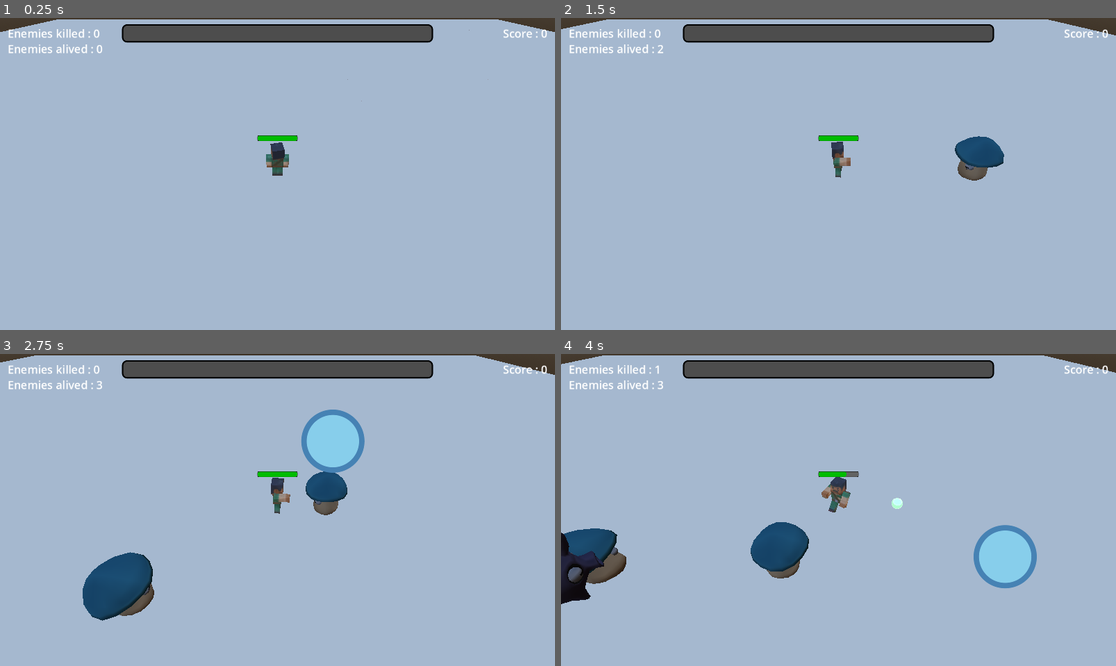
Above: before the commit, frames 1-4 (two rows, left to right).
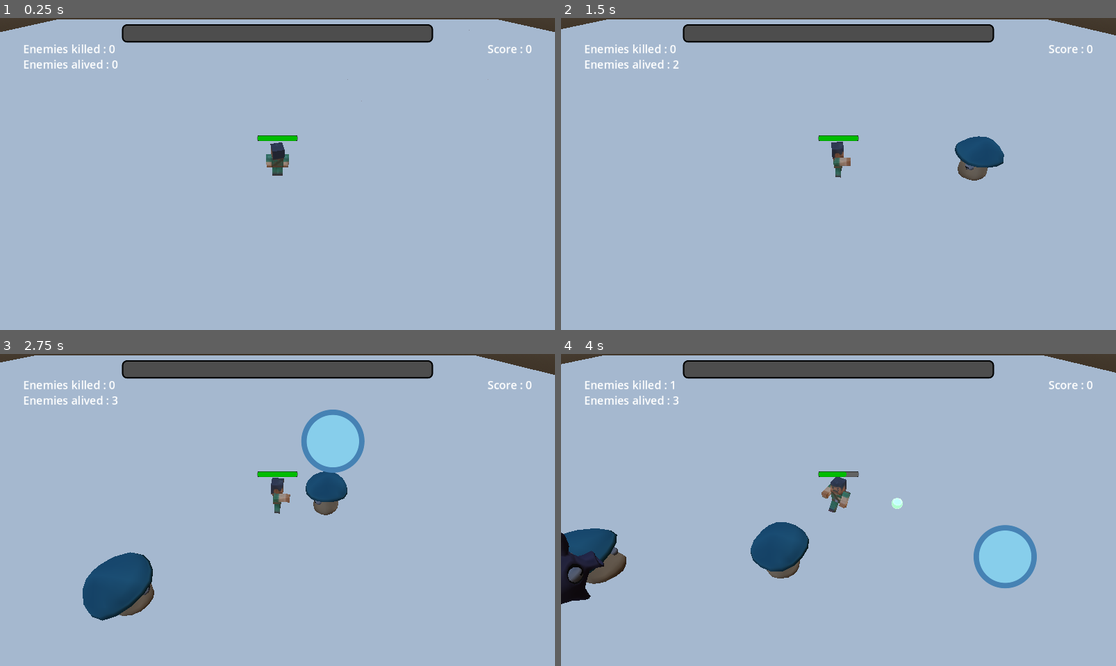
Above: after the commit, the same moments.

Repository: BUT-BOURG-25-26/projet-godot-but3-noah
Game: Godot game, scene res://Scenes/main_scene.tscn
The game is run twice, just before and just after one commit, with the same random seed, the same clock (stepped at 60 frames per second) and the same inputs. This scene is started directly instead of the project's main scene.
Inputs (mouse positions are in pixels of both pictures, inside the frame that each line leads up to):
- Up to frame 1 (0.25 s): no input
- Up to frame 2 (1.5 s): tap Enter at 0.5 s; move the mouse to (960, 158) at 0.52 s; press the mouse at (960, 158) at 0.53 s; hold D (move_right) 0.53-1.28 s; move the mouse to (727, 189) at 1.27 s; release the mouse at (727, 189) at 1.28 s; hold S (move_backward) from 1.28 s (still down); click (727, 189) at 1.35 s
- Up to frame 3 (2.75 s): move the mouse to (333, 441) at 2.02 s; release S (move_backward) at 2.03 s; press the mouse at (333, 441) at 2.03 s; hold D (move_right) from 2.03 s (still down)
- Up to frame 4 (4 s): move the mouse to (810, 572) at 2.77 s; release D (move_right) at 2.78 s; release the mouse at (810, 572) at 2.78 s; hold W (move_forward) 2.78-3.53 s; click (810, 572) at 2.85 s; move the mouse to (1005, 556) at 3.52 s; press the mouse at (1005, 556) at 3.53 s; hold A (move_left) from 3.53 s (still down)

The runs differ from the first frame. In frame 1, 0.8% of the frame differs, in the area x 1-99%, y 3-17%; in frame 2, 0.8%; in frame 3, 0.8%; in frame 4, 0.8%.
Error in both runs: Cannot call method 'instantiate' on a null value. (res://Scripts/Entities/Player/player.gd:75)

Commit message:
suppression fichier inutiles - APK

Diff:
--- a/Scenes/UI/Game/ScoresUI/enemies_count.tscn
+++ b/Scenes/UI/Game/ScoresUI/enemies_count.tscn
@@ -19,20 +19,20 @@
 
 [node name="enemies_alived" type="Label" parent="."]
 layout_mode = 0
-offset_left = 16.0
-offset_top = 48.0
-offset_right = 213.0
-offset_bottom = 80.0
+offset_left = 48.0
+offset_top = 80.0
+offset_right = 245.0
+offset_bottom = 112.0
 text = "Enemies alived : 0"
 label_settings = SubResource("LabelSettings_ue6t0")
 vertical_alignment = 1
 
 [node name="enemies_killed" type="Label" parent="."]
 layout_mode = 0
-offset_left = 16.0
-offset_top = 16.0
-offset_right = 207.0
-offset_bottom = 48.0
+offset_left = 48.0
+offset_top = 48.0
+offset_right = 239.0
+offset_bottom = 80.0
 text = "Enemies killed : 0"
 label_settings = SubResource("LabelSettings_jcy05")
 vertical_alignment = 1
--- a/Scenes/UI/Game/ScoresUI/score_ui.tscn
+++ b/Scenes/UI/Game/ScoresUI/score_ui.tscn
@@ -19,10 +19,10 @@
 anchors_preset = 1
 anchor_left = 1.0
 anchor_right = 1.0
-offset_left = -56.0
-offset_top = 16.0
-offset_right = -16.0
-offset_bottom = 48.0
+offset_left = -140.0
+offset_top = 48.0
+offset_right = -48.0
+offset_bottom = 80.0
 grow_horizontal = 0
 text = "Score : 0"
 label_settings = SubResource("LabelSettings_ta8ab")
--- a/Scenes/UI/score_ui.tscn
+++ /dev/null
@@ -1,44 +0,0 @@
-[gd_scene load_steps=4 format=3 uid="uid://c7mehwnpnpelh"]
-
-[ext_resource type="Script" uid="uid://domuuc8oul7fj" path="res://Scripts/UI/score_ui.gd" id="1_ei5xf"]
-
-[sub_resource type="LabelSettings" id="LabelSettings_itetv"]
-font_size = 23
-
-[sub_resource type="LabelSettings" id="LabelSettings_ei5xf"]
-font_size = 23
-
-[node name="ScoreUi" type="Control"]
-layout_mode = 3
-anchors_preset = 15
-anchor_right = 1.0
-anchor_bottom = 1.0
-grow_horizontal = 2
-grow_vertical = 2
-script = ExtResource("1_ei5xf")
-
-[node name="ColorRect" type="ColorRect" parent="."]
-layout_mode = 0
-offset_right = 256.0
-offset_bottom = 96.0
-color = Color(0.529412, 0.270588, 0, 1)
-
-[node name="score_label" type="Label" parent="."]
-layout_mode = 0
-offset_left = 16.0
-offset_top = 16.0
-offset_right = 240.0
-offset_bottom = 48.0
-text = "Enemies killed : ?"
-label_settings = SubResource("LabelSettings_itetv")
-vertical_alignment = 1
-
-[node name="enemies_alive_label" type="Label" parent="."]
-layout_mode = 0
-offset_left = 16.0
-offset_top = 48.0
-offset_right = 240.0
-offset_bottom = 80.0
-text = "Enemies alive : ?"
-label_settings = SubResource("LabelSettings_ei5xf")
-vertical_alignment = 1
--- a/Scenes/UI/stats_panel.tscn
+++ /dev/null
@@ -1,75 +0,0 @@
-[gd_scene load_steps=2 format=3 uid="uid://defk5xtf7f7dh"]
-
-[ext_resource type="Script" uid="uid://qwfmlct3fpua" path="res://Scripts/UI/stats_panel.gd" id="1_yftde"]
-
-[node name="StatsPanel" type="Control"]
-layout_mode = 3
-anchors_preset = 15
-anchor_right = 1.0
-anchor_bottom = 1.0
-offset_right = -956.0
-offset_bottom = -422.0
-grow_horizontal = 2
-grow_vertical = 2
-script = ExtResource("1_yftde")
-
-[node name="ColorRect" type="ColorRect" parent="."]
-layout_mode = 0
-offset_right = 196.0
-offset_bottom = 226.0
-color = Color(0.529412, 0.270588, 0, 1)
-
-[node name="health_label" type="Label" parent="."]
-layout_mode = 0
-offset_left = 16.0
-offset_top = 16.0
-offset_right = 180.0
-offset_bottom = 48.0
-text = "Health : ?/?"
-vertical_alignment = 1
-
-[node name="damage_label" type="Label" parent="."]
-layout_mode = 0
-offset_left = 16.0
-offset_top = 48.0
-offset_right = 180.0
-offset_bottom = 80.0
-text = "Damage : ?"
-vertical_alignment = 1
-
-[node name="attack_speed_label" type="Label" parent="."]
-layout_mode = 0
-offset_left = 16.0
-offset_top = 80.0
-offset_right = 180.0
-offset_bottom = 112.0
-text = "Attack Speed : ?"
-vertical_alignment = 1
-
-[node name="speed_label" type="Label" parent="."]
-layout_mode = 0
-offset_left = 16.0
-offset_top = 112.0
-offset_right = 180.0
-offset_bottom = 144.0
-text = "Speed : ?"
-vertical_alignment = 1
-
-[node name="range_label" type="Label" parent="."]
-layout_mode = 0
-offset_left = 16.0
-offset_top = 144.0
-offset_right = 180.0
-offset_bottom = 176.0
-text = "Range : ?"
-vertical_alignment = 1
-
-[node name="xp_label" type="Label" parent="."]
-custom_minimum_size = Vector2(164, 32)
-layout_mode = 0
-offset_left = 16.0
-offset_top = 178.0
-offset_right = 180.0
-offset_bottom = 210.0
-text = "XP : ?/?"
-vertical_alignment = 1
--- a/project.godot
+++ b/project.godot
@@ -55,3 +55,4 @@
 
 renderer/rendering_method="gl_compatibility"
 renderer/rendering_method.mobile="gl_compatibility"
+textures/vram_compression/import_etc2_astc=true
Not shown, changed: Assets/kenney_blaster-kit_2.1/Models/FBX format/Textures/colormap.png.import
Not shown, changed: Assets/kenney_blaster-kit_2.1/Models/GLB format/Textures/colormap.png.import
Not shown, changed: Assets/kenney_blaster-kit_2.1/Models/OBJ format/Textures/colormap.png.import
Not shown, changed: Assets/kenney_blocky-characters_20/Models/FBX format/Textures/texture-a.png.import
Not shown, changed: Assets/kenney_blocky-characters_20/Models/FBX format/Textures/texture-b.png.import
Not shown, changed: Assets/kenney_blocky-characters_20/Models/FBX format/Textures/texture-c.png.import
Not shown, changed: Assets/kenney_blocky-characters_20/Models/FBX format/Textures/texture-d.png.import
Not shown, changed: Assets/kenney_blocky-characters_20/Models/FBX format/Textures/texture-e.png.import
Not shown, changed: Assets/kenney_blocky-characters_20/Models/FBX format/Textures/texture-f.png.import
Not shown, changed: Assets/kenney_blocky-characters_20/Models/FBX format/Textures/texture-g.png.import
Not shown, changed: Assets/kenney_blocky-characters_20/Models/FBX format/Textures/texture-h.png.import
Not shown, changed: Assets/kenney_blocky-characters_20/Models/FBX format/Textures/texture-i.png.import
(and 50 more such lines)
